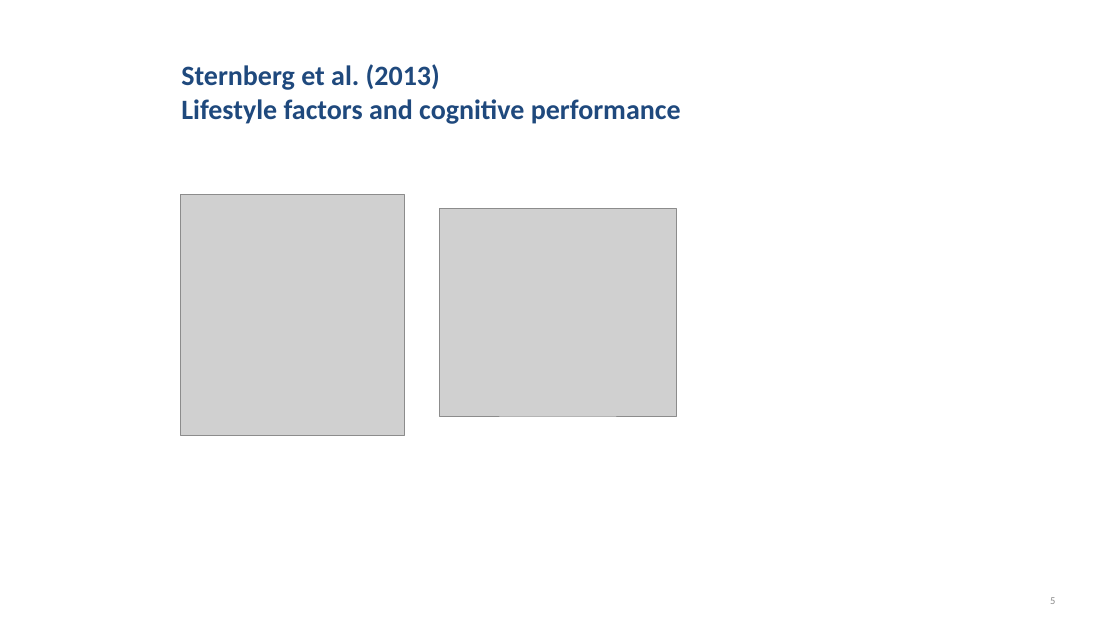
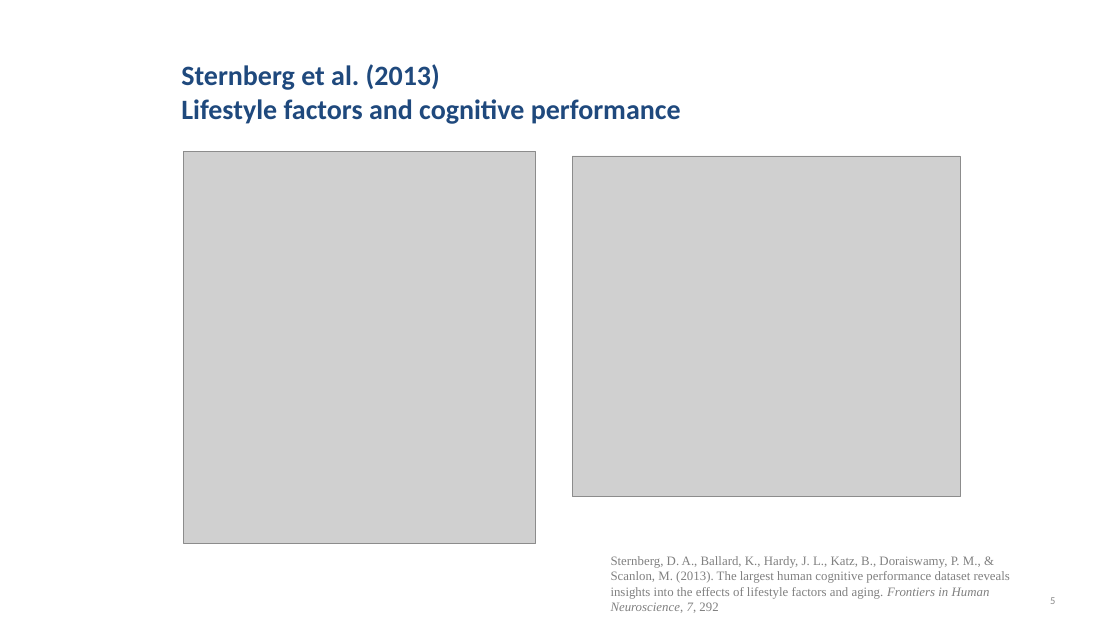
Before and after one commit to chrisjberry/datafluencyCB, a slide deck: slide 5 of slides/PSYC753_Chris3.pptx. Drawn at 1120x630 pixels with LibreOffice and Linux fonts; fonts in the diff are those of the drawing; grey boxes stand for pictures. Boxes give left, top, right and bottom in pixels: in the first picture for what was removed or moved away, otherwise in the second. Text is boxed around its words. In the diff, an @@ line names an element or a change of style, - is before the commit and + after.

```diff
--- a/slides/PSYC753_Chris3.pptx
+++ b/slides/PSYC753_Chris3.pptx
@@ picture: place and size @@
-picture at bbox=[181, 195, 404, 435]
+picture at bbox=[184, 151, 536, 544]
@@ picture: place and size @@
-picture at bbox=[439, 208, 676, 416]
+picture at bbox=[572, 156, 960, 497]
@@ text added at bbox=[611, 556, 1010, 613], 11 pt, text #808080 @@
+Sternberg, D. A., Ballard, K., Hardy, J. L., Katz, B., Doraiswamy, P. M., & Scanlon, M. (2013). The largest human cognitive performance dataset reveals insights into the effects of lifestyle factors and aging. Frontiers in Human Neuroscience, 7, 292
```
Also in this commit, not shown: 4 other slides changed, 1 other file.
